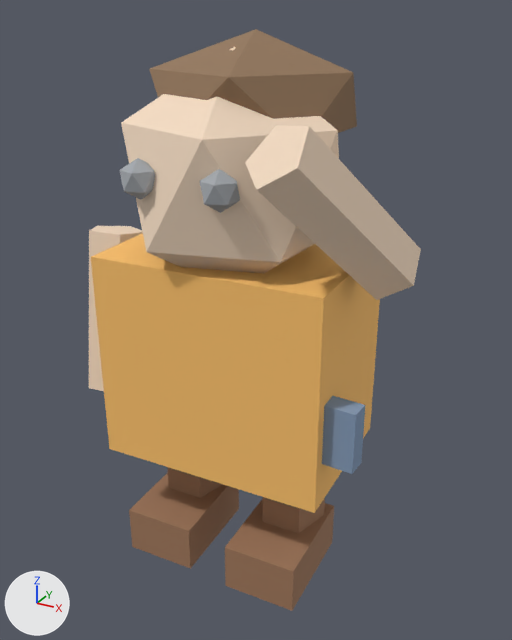
One commit to the glTF model assets/animations/wave2/villager_wave.glb: the scene before it, then after it.
Both versions are drawn from a 50 mm camera at (0.645, -1.12, 1.091) aimed at (0.027, 0.005, 0.529). Arrows for +X, +Y and +Z are at lower left; the lights stay in place. The first picture is the older version. Both versions are drawn at frame 29 of the action 'villager_wave'; the numbers are the values there.

Names of what the first picture shows: 'arm_0.002', 'arm_1.002', 'eye_l', 'eye_r', 'hair', 'head.002', 'leg_0.001', 'leg_1.001', 'patch', 'shoe_0', 'shoe_1', 'smock'.
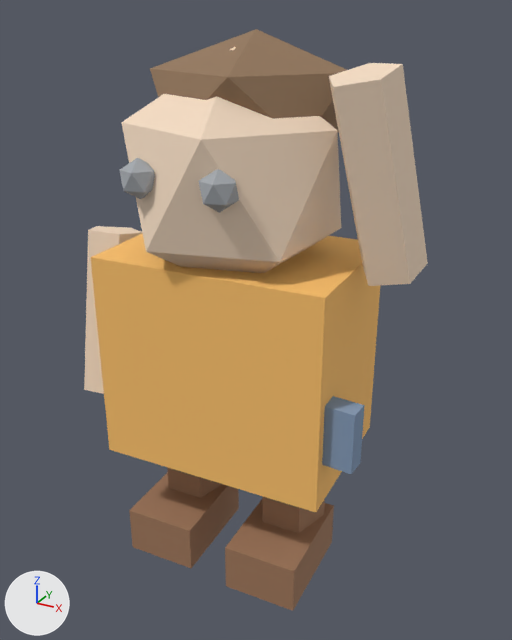
ob_torso is not drawn itself; it is the parent of ob_arm_l, ob_arm_r, ob_head, ob_leg_l, ob_leg_r, ob_smock.
ob_arm_l is not drawn itself; it is the parent of ob_arm_0_002.
ob_arm_r is not drawn itself; it is the parent of ob_arm_1_002.
ob_head is not drawn itself; it is the parent of ob_eye_l, ob_eye_r, ob_hair, ob_head_002, ob_patch.

Location of each change, (x1, y1, x2, y2) in pixels of the pictures (512 x 640 px):
'smock', turned: before (91, 234, 380, 513); after (91, 233, 380, 512)
'head.002', turned: before (121, 47, 339, 274); after (121, 47, 341, 273)
'arm_1.002', turned: before (245, 125, 421, 300); after (329, 63, 428, 286)
'hair', turned: before (149, 29, 357, 133); after (150, 29, 347, 133)
'shoe_1', turned: before (225, 499, 334, 611); after (225, 498, 334, 611)
'shoe_0', turned: before (129, 473, 239, 569); after (129, 472, 239, 568)
'patch', turned: (322, 396, 365, 474) in both
'arm_0.002', turned: before (89, 226, 143, 391); after (84, 226, 142, 394)
'leg_1.001', turned: (263, 497, 325, 534) in both
'eye_r', turned: before (199, 169, 240, 213); after (199, 169, 239, 213)
'eye_l', turned: before (120, 158, 155, 200); after (120, 158, 155, 199)
'leg_0.001', turned: (167, 467, 223, 498) in both

Diff of the bpy script that builds the scene:
```diff
--- a/assets/animations/wave2/villager_wave.glb.py
+++ b/assets/animations/wave2/villager_wave.glb.py
@@ ob_torso @@
 ob_torso.location = (0.0, -0.00443, 0.251)
-ob_torso.rotation_euler = (0.0, 0.0, 0.04)  # degrees (0, 0, 2.3)
+ob_torso.rotation_euler = (0.0, 0.0, 0.05)  # degrees (0, 0, 2.9)
@@ ob_arm_l @@
 ob_arm_l.location = (-0.292, 0.00358, 0.421)
-ob_arm_l.rotation_euler = (-0.15, 0.0, 0.0)  # degrees (-8.6, 0, 0)
+ob_arm_l.rotation_euler = (-0.187, 0.0, 0.0)  # degrees (-11, 0, 0)
@@ ob_arm_r @@
 ob_arm_r.location = (0.292, 0.00358, 0.421)
-ob_arm_r.rotation_euler = (-2.3, 0.0, -0.492)  # degrees (-132, 0, -28)
+ob_arm_r.rotation_euler = (-2.875, 0.0, -0.616)  # degrees (-165, 0, -35)
@@ ob_head @@
 ob_head.location = (0.0516, 0.00443, 0.091)
-ob_head.rotation_euler = (0.0, 0.0, -0.08)  # degrees (0, 0, -4.6)
+ob_head.rotation_euler = (0.0, 0.0, -0.1)  # degrees (0, 0, -5.7)
```
